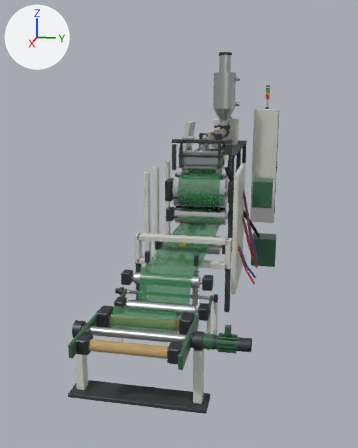
A saved change to the glTF model assets/equipment/castfilm-motion.glb.
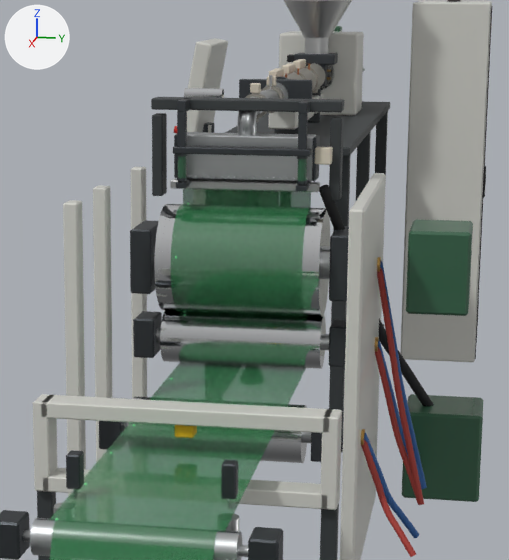
There are two pictures of each version: one whole from a camera (50 mm lens) standing at (6.28, 0.88, 2.01) and looking at (0.58, -0.26, 0.59), one close up on the part from 35% to 79% of the width and 24% to 64% of the height. Lighting does not change. The marker at upper left points along +X, +Y and +Z. The older version's two pictures come first. Where no turn or scale is listed for an object, it has been applied to the vertices. Vertices at exactly the same position are counted once.

Objects in the first close-up: 'Air knife hose', 'CastFilmTrimmed000', 'CastFilmWebDrawn002', 'CastFilmWebDrawn003', 'ChillRoll stand', 'ChillRoll_body', 'ChillStand', 'Control cabinet', 'DieHanger', 'Extruder', 'Flat die', 'GaugeFrame', 'SecondRoll stand', 'SecondRoll_body' and 39 more.
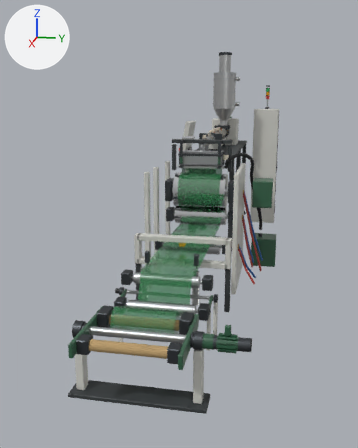
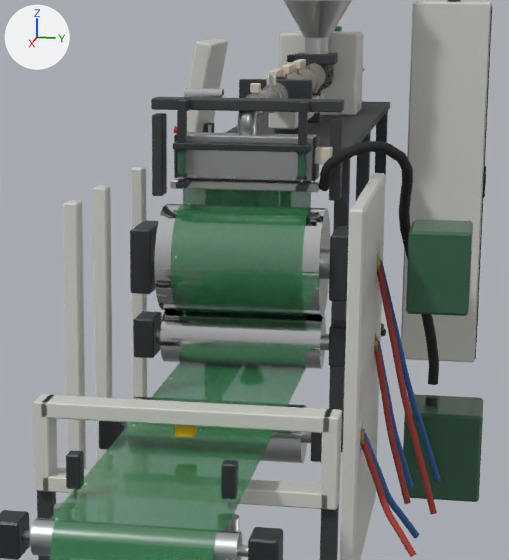
Patch to the scene script:
```diff
--- a/assets/equipment/castfilm-motion.glb.py
+++ b/assets/equipment/castfilm-motion.glb.py
@@ me_air_knife_hose @@
 # used by ob_air_knife_hose; location = (0.002, 0.0, 0.05)
-me_air_knife_hose.from_pydata(...)  # 250 vertices, 496 faces; spans x 0.14..0.577, y 0.271..0.718, z 0.288..1.238
+me_air_knife_hose.from_pydata(...)  # 310 vertices, 616 faces; spans x 0.136..0.661, y 0.271..0.722, z 0.41..1.408
+# me_air_knife_hose part 1: 250 vertices removed from x 0.14..0.577, y 0.271..0.718, z 0.288..1.238; 310 vertices added at x 0.136..0.661, y 0.271..0.722, z 0.41..1.408
 me_air_knife_hose.materials.append(mat_rubber___black_hose)
@@ me_chillroll_stand @@
 # used by ob_chillroll_stand; location = (0.0, 0.0, 0.0)
-me_chillroll_stand.from_pydata(...)  # 612 vertices, 1204 faces; spans x 0.43..0.67, y -0.41..0.701, z 0.117..1.119
+me_chillroll_stand.from_pydata(...)  # 612 vertices, 1204 faces; spans x 0.338..0.762, y -0.41..0.751, z 0.116..1.119
+# me_chillroll_stand part 2: 500 of 612 vertices moved; they spanned x 0.438..0.662, y 0.488..0.701, z 0.117..1.011 and now span x 0.338..0.762, y 0.489..0.751, z 0.116..1.012; mean shift (0.0, 0.025, 0.0); largest move (0.455, 0.701, 0.122) -> (0.353, 0.751, 0.123)
 me_chillroll_stand.materials.append(mat_steel___blackened)
@@ me_chillstand @@
 # used by ob_chillstand; location = (0.0, 0.0, 0.0)
-me_chillstand.from_pydata(...)  # 260 vertices, 484 faces; spans x 0.01..1.28, y -0.5..0.9, z 0.0..1.59
+me_chillstand.from_pydata(...)  # 336 vertices, 636 faces; spans x 0.01..1.28, y -0.5..0.9, z 0.0..1.59
+# me_chillstand part 3: a new loose piece, a 24-sided cylinder along z spanning x 0.132..0.184, y 0.674..0.726, z 0.375..0.405, in mat_steel___blackened (dark grey #4a4e52)
+# me_chillstand part 4: 24 vertices moved from x 0.62..0.65, y -0.23..0.23, z 1.42 to x 0.62..0.65, y -0.23..0.23, z 1.44; 14 vertices removed from x 0.61..0.66, y -0.25..0.25, z 1.4..1.43; 18 vertices added at x 0.62..0.67, y -0.25..0.25, z 1.42..1.55
+# me_chillstand part 5: 16 vertices added at x 0.5..0.6, y 0.44..0.5, z 0.65..1.04
+# other edits to the shape of me_chillstand do not show in these pictures
 me_chillstand.materials.append(mat_paint___light_machine_grey)
@@ me_secondroll_stand @@
 # used by ob_secondroll_stand; location = (0.0, 0.0, 0.0)
-me_secondroll_stand.from_pydata(...)  # 612 vertices, 1204 faces; spans x 0.438..0.662, y -0.41..0.701, z 0.115..0.773
+me_secondroll_stand.from_pydata(...)  # 612 vertices, 1204 faces; spans x 0.438..0.662, y -0.41..0.651, z 0.116..0.773
+# me_secondroll_stand part 6: 500 of 612 vertices moved; they spanned x 0.438..0.662, y 0.489..0.701, z 0.115..0.712 and now span x 0.438..0.662, y 0.489..0.651, z 0.116..0.711; mean shift (0.0, -0.025, 0.0); largest move (0.438, 0.691, 0.123) -> (0.438, 0.64, 0.122)
 me_secondroll_stand.materials.append(mat_steel___blackened)
```

Location of each change, (x1, y1, x2, y2) in pixels of the close-ups (509 x 560 px; the box of a moved part takes in the faces that stretch with it):
'ChillRoll stand', reshaped
    before: (130, 220, 427, 505)
    after: (130, 220, 441, 514)
'SecondRoll stand', reshaped
    before: (133, 311, 425, 505)
    after: (133, 311, 413, 504)
'Air knife hose', reshaped (10% taller)
    before: (319, 185, 434, 406)
    after: (319, 141, 439, 385)
part 2 of me_chillroll_stand, moved or reshaped
    before: (377, 261, 427, 505)
    after: (377, 261, 441, 514)
part 3 of me_chillstand, added
    after: (425, 395, 439, 406)
part 4 of me_chillstand, moved or reshaped
    before: (173, 112, 311, 157)
    after: (173, 101, 312, 152)
part 5 of me_chillstand, added
    after: (365, 176, 386, 497)
part 6 of me_secondroll_stand, moved or reshaped
    before: (375, 341, 425, 505)
    after: (374, 341, 413, 504)
